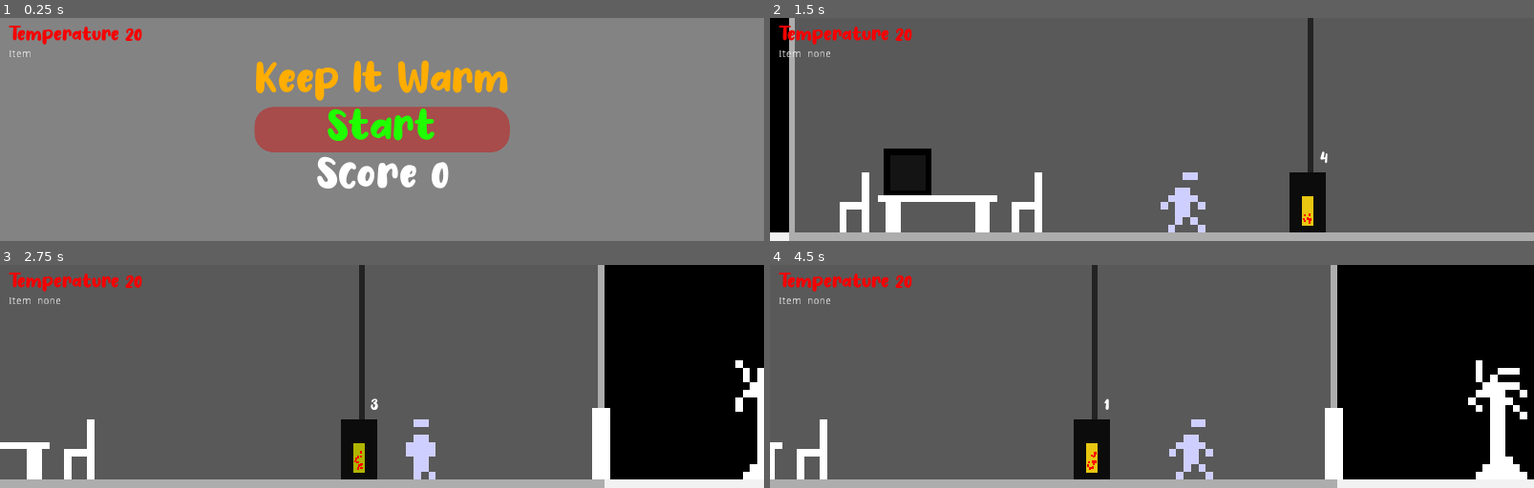
Above: before the commit, frames 1-4 (two rows, left to right).
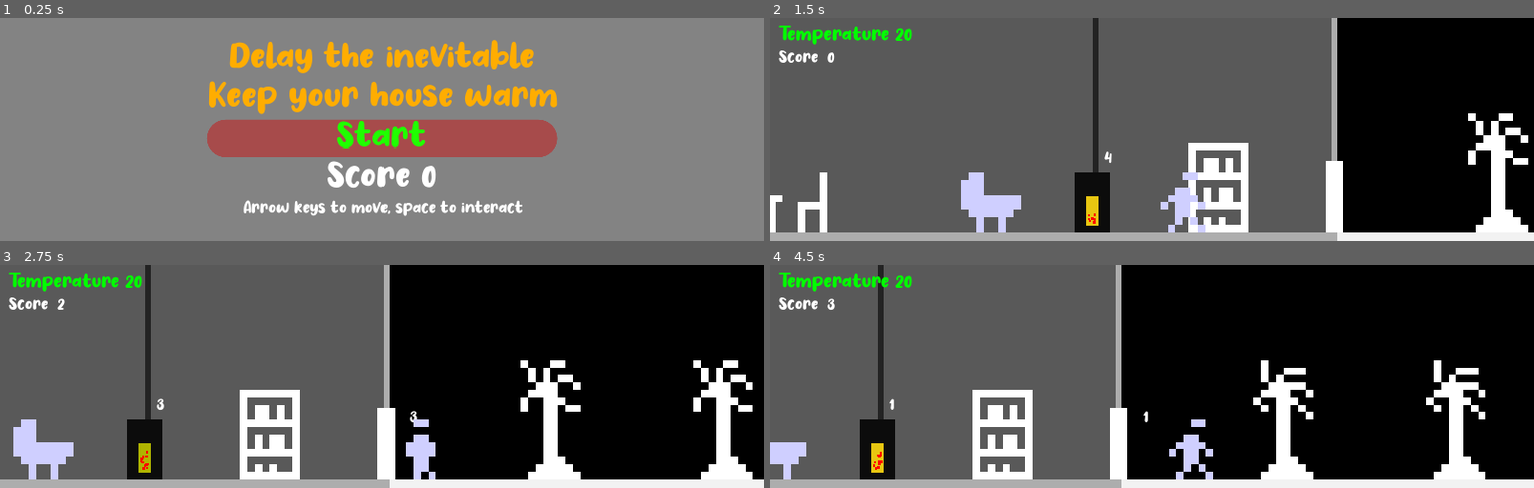
Above: after the commit, the same moments.

Repository: Fifut/Ludum-Dare-50
Game: Godot game, scene res://Main.tscn
Same seed, same stepped clock (60 frames per second), same inputs: the game is played once before the commit and once after it. Sound files missing from this copy of the repository are replaced by a short silence.
Inputs:
- Up to frame 1 (0.25 s): no input
- Up to frame 2 (1.5 s): click "Start" at 0.5 s; tap Enter (ui_accept) at 1.25 s; hold Right (ui_right) from 1.28 s (still down); hold Enter (ui_accept) from 1.28 s (still down)
- Up to frame 3 (2.75 s): keep holding Right (ui_right); release Enter (ui_accept) at 2.03 s; tap Enter (ui_accept) at 2.1, 2.27, 2.57 s
- Up to frame 4 (4.5 s): release Right (ui_right) at 2.78 s; hold Left (ui_left) 2.78-3.53 s; hold Enter (ui_accept) 2.78-3.53 s; hold Right (ui_right) from 3.53 s (still down); tap Enter (ui_accept) at 3.6, 3.77, 4.07 s; hold Enter (ui_accept) from 4.28 s (still down)

The runs differ from the first frame. In frame 1, 15% of the frame differs, in the area x 1-73%, y 3-89%; in frame 2, 41%, in the area x 0-100%, y 0-100%; in frame 3, 39%; in frame 4, 40%.

Commit message:
Baby Menu start Fin, retour menu Score

Diff:
--- /dev/null
+++ b/Baby.gd
@@ -0,0 +1,45 @@
+extends Area2D
+
+
+var _cold = false
+var _body = null
+
+
+# Called when the node enters the scene tree for the first time.
+func _ready():
+	$Label.visible = false
+
+
+func _process(delta):
+
+	if Engine.getTemperature() < 15 and not _cold:
+		_cold = true
+		$Label.visible = true
+		$Timer.start()
+	elif Engine.getTemperature() < 10:
+		Engine.emit_signal("end_game")
+
+
+	if _body != null and Input.is_action_pressed("ui_accept") and _cold:
+		$AnimatedSprite.play()
+
+		if Engine.getTemperature() >= 15:
+			_cold = false
+			$Timer.stop()
+	else:
+		$AnimatedSprite.stop()
+
+
+
+func _on_Timer_timeout():
+	$AudioStreamPlayer.play()
+
+
+
+func _on_body_entered(body):
+	_body = body
+
+
+
+func _on_Baby_body_exited(body):
+	_body = null
--- /dev/null
+++ b/Baby.tscn
@@ -0,0 +1,70 @@
+[gd_scene load_steps=12 format=2]
+
+[ext_resource path="res://Sprite/Baby.png" type="Texture" id=1]
+[ext_resource path="res://baby.wav" type="AudioStream" id=2]
+[ext_resource path="res://Font/No Virus.ttf" type="DynamicFontData" id=3]
+[ext_resource path="res://Baby.gd" type="Script" id=4]
+
+[sub_resource type="RectangleShape2D" id=1]
+extents = Vector2( 40, 36 )
+
+[sub_resource type="AtlasTexture" id=2]
+atlas = ExtResource( 1 )
+region = Rect2( 8, 0, 8, 8 )
+
+[sub_resource type="AtlasTexture" id=3]
+atlas = ExtResource( 1 )
+region = Rect2( 0, 0, 8, 8 )
+
+[sub_resource type="AtlasTexture" id=4]
+atlas = ExtResource( 1 )
+region = Rect2( 24, 0, 8, 8 )
+
+[sub_resource type="AtlasTexture" id=5]
+atlas = ExtResource( 1 )
+region = Rect2( 16, 0, 8, 8 )
+
+[sub_resource type="SpriteFrames" id=6]
+animations = [ {
+"frames": [ SubResource( 2 ), SubResource( 3 ), SubResource( 4 ), SubResource( 5 ) ],
+"loop": true,
+"name": "default",
+"speed": 4.0
+} ]
+
+[sub_resource type="DynamicFont" id=7]
+size = 50
+font_data = ExtResource( 3 )
+
+[node name="Baby" type="Area2D"]
+script = ExtResource( 4 )
+
+[node name="CollisionShape2D" type="CollisionShape2D" parent="."]
+position = Vector2( 0, -4 )
+shape = SubResource( 1 )
+
+[node name="AnimatedSprite" type="AnimatedSprite" parent="."]
+self_modulate = Color( 0.811765, 0.811765, 1, 1 )
+position = Vector2( -4.76837e-07, 0 )
+scale = Vector2( 10, 10 )
+frames = SubResource( 6 )
+
+[node name="AudioStreamPlayer" type="AudioStreamPlayer" parent="."]
+stream = ExtResource( 2 )
+
+[node name="Label" type="Label" parent="."]
+margin_left = -8.0
+margin_top = -64.0
+margin_right = 40.0
+margin_bottom = -13.0
+custom_colors/font_color = Color( 1, 0, 0, 1 )
+custom_fonts/font = SubResource( 7 )
+text = "!"
+align = 1
+
+[node name="Timer" type="Timer" parent="."]
+wait_time = 2.0
+
+[connection signal="body_entered" from="." to="." method="_on_body_entered"]
+[connection signal="body_exited" from="." to="." method="_on_Baby_body_exited"]
+[connection signal="timeout" from="Timer" to="." method="_on_Timer_timeout"]
--- a/Engine.gd
+++ b/Engine.gd
@@ -2,31 +2,34 @@
 
 
 signal start_game
+signal end_game
 
 
-# Declare member variables here. Examples:
-var _temperature
-var _item = ""
-var _fire_status: = true
-var _score = 0
+var _temperature:= 0
+var _fire_status:= true
+var _score:= 0
 
 
 
-
-# Called when the node enters the scene tree for the first time.
 func _ready():
-	_temperature = 20
+	$CanvasLayer/HUD/Control/VBoxContainer/Temperature.visible = false
+	$CanvasLayer/HUD/Control/VBoxContainer/Score.visible = false
+	connect("start_game", self, "_startGame" )
+	connect("end_game", self, "_endGame" )
 
 
 # Called every frame. 'delta' is the elapsed time since the previous frame.
 func _process(delta):
 	$CanvasLayer/HUD/Control/VBoxContainer/Temperature.text = "Temperature " + str(_temperature)
-	$CanvasLayer/HUD/Control/VBoxContainer/Item.text = "Item  " + str(_item)
+	$CanvasLayer/HUD/Control/VBoxContainer/Score.text = "Score  " + str(_score)
 
 
-
-func setItem(name: String):
-	_item = name
+	if _temperature < 15:
+		$CanvasLayer/HUD/Control/VBoxContainer/Temperature.modulate = "#ff0000"
+	elif _temperature < 20:
+		$CanvasLayer/HUD/Control/VBoxContainer/Temperature.modulate = "#0000ff"
+	elif _temperature >= 20:
+		$CanvasLayer/HUD/Control/VBoxContainer/Temperature.modulate = "#00ff00"
 
 
 
@@ -41,6 +44,28 @@
 		_fire_status = false
 
 
+func getScore():
+	return _score
+
+
+func getTemperature():
+	return _temperature
+
+
+func _startGame():
+		_temperature = 20
+		_score = 0
+		$CanvasLayer/HUD/Control/VBoxContainer/Temperature.visible = true
+		$CanvasLayer/HUD/Control/VBoxContainer/Score.visible = true
+		$TimerScore.start()
+
+
+func _endGame():
+		$CanvasLayer/HUD/Control/VBoxContainer/Temperature.visible = false
+		$CanvasLayer/HUD/Control/VBoxContainer/Score.visible = false
+		$TimerScore.stop()
+
+
 
 func _on_Timer_timeout():
 
@@ -52,5 +77,5 @@
 		_temperature -= 1
 
 
-func getScore():
-	return _score
+func _on_TimerScore_timeout():
+	_score += 1
--- a/Engine.tscn
+++ b/Engine.tscn
@@ -1,10 +1,14 @@
-[gd_scene load_steps=4 format=2]
+[gd_scene load_steps=5 format=2]
 
 [ext_resource path="res://Engine.gd" type="Script" id=1]
 [ext_resource path="res://Font/No Virus.ttf" type="DynamicFontData" id=2]
 
 [sub_resource type="DynamicFont" id=1]
 size = 28
+font_data = ExtResource( 2 )
+
+[sub_resource type="DynamicFont" id=2]
+size = 24
 font_data = ExtResource( 2 )
 
 [node name="Engine" type="Node"]
@@ -34,10 +38,14 @@
 custom_fonts/font = SubResource( 1 )
 text = "Temperature"
 
-[node name="Item" type="Label" parent="CanvasLayer/HUD/Control/VBoxContainer"]
+[node name="Score" type="Label" parent="CanvasLayer/HUD/Control/VBoxContainer"]
 margin_top = 33.0
 margin_right = 1006.0
-margin_bottom = 47.0
-text = "Item"
+margin_bottom = 58.0
+custom_fonts/font = SubResource( 2 )
+text = "Score 0"
+
+[node name="TimerScore" type="Timer" parent="."]
 
 [connection signal="timeout" from="CanvasLayer/HUD/Timer" to="." method="_on_Timer_timeout"]
+[connection signal="timeout" from="TimerScore" to="." method="_on_TimerScore_timeout"]
--- a/Font/Font.tres
+++ b/Font/Font.tres
@@ -3,5 +3,5 @@
 [ext_resource path="res://Font/No Virus.ttf" type="DynamicFontData" id=1]
 
 [resource]
-size = 60
+size = 50
 font_data = ExtResource( 1 )
--- a/House.tscn
+++ b/House.tscn
@@ -59,6 +59,7 @@
 shape = SubResource( 3 )
 
 [node name="Window" type="Node2D" parent="."]
+position = Vector2( 0, -48 )
 
 [node name="ColorRect" type="ColorRect" parent="Window"]
 margin_left = 128.0
--- a/Main.gd
+++ b/Main.gd
@@ -1,16 +1,27 @@
 extends Node
 
 
+var menu = preload("res://Menu.tscn")
+var game = preload("res://World.tscn")
 
-var menu = preload("res://Menu.tscn").instance()
-var game = preload("res://World.tscn")
+var menu_instance
+var game_instance
 
 
 func _ready():
-	add_child(menu)
+	menu_instance = menu.instance()
+	add_child(menu_instance)
 	Engine.connect("start_game", self, "startGame" )
+	Engine.connect("end_game", self, "endGame" )
 
 
 func startGame():
-	remove_child(menu)
-	add_child(game.instance( ))
+	remove_child(menu_instance)
+
+	game_instance = game.instance()
+	add_child(game_instance)
+
+
+func endGame():
+	remove_child(game_instance)
+	add_child(menu_instance)
--- a/Menu.tscn
+++ b/Menu.tscn
@@ -1,7 +1,8 @@
-[gd_scene load_steps=7 format=2]
+[gd_scene load_steps=9 format=2]
 
 [ext_resource path="res://Font/Font.tres" type="DynamicFont" id=1]
 [ext_resource path="res://Menu.gd" type="Script" id=2]
+[ext_resource path="res://Font/No Virus.ttf" type="DynamicFontData" id=3]
 
 [sub_resource type="Theme" id=1]
 
@@ -26,6 +27,10 @@
 corner_radius_bottom_right = 25
 corner_radius_bottom_left = 25
 
+[sub_resource type="DynamicFont" id=5]
+size = 24
+font_data = ExtResource( 3 )
+
 [node name="Menu" type="Control"]
 anchor_right = 1.0
 anchor_bottom = 1.0
@@ -41,23 +46,25 @@
 anchor_bottom = 1.0
 
 [node name="VBoxContainer" type="VBoxContainer" parent="CenterContainer"]
-margin_left = 339.0
-margin_top = 54.0
-margin_right = 685.0
-margin_bottom = 245.0
+margin_left = 271.0
+margin_top = 28.0
+margin_right = 753.0
+margin_bottom = 272.0
 
 [node name="Title" type="Label" parent="CenterContainer/VBoxContainer"]
-margin_right = 346.0
-margin_bottom = 61.0
+margin_right = 482.0
+margin_bottom = 105.0
 theme = SubResource( 1 )
 custom_colors/font_color = Color( 1, 0.678431, 0, 1 )
 custom_fonts/font = ExtResource( 1 )
-text = "Keep It Warm"
+text = "Delay the inevitable
+Keep your house warm"
+align = 1
 
 [node name="Start" type="Button" parent="CenterContainer/VBoxContainer"]
-margin_top = 65.0
-margin_right = 346.0
-margin_bottom = 126.0
+margin_top = 109.0
+margin_right = 482.0
+margin_bottom = 160.0
 custom_colors/font_color = Color( 0.12549, 1, 0, 1 )
 custom_colors/font_color_hover = Color( 0.145098, 0.733333, 0, 1 )
 custom_fonts/font = ExtResource( 1 )
@@ -67,11 +74,20 @@
 text = "Start"
 
 [node name="Score" type="Label" parent="CenterContainer/VBoxContainer"]
-margin_top = 130.0
-margin_right = 346.0
-margin_bottom = 191.0
+margin_top = 164.0
+margin_right = 482.0
+margin_bottom = 215.0
 custom_fonts/font = ExtResource( 1 )
 text = "Score : 0"
 align = 1
 
+[node name="Key" type="Label" parent="CenterContainer/VBoxContainer"]
+margin_top = 219.0
+margin_right = 482.0
+margin_bottom = 244.0
+custom_colors/font_color = Color( 1, 1, 1, 1 )
+custom_fonts/font = SubResource( 5 )
+text = "Arrow keys to move, space to interact"
+align = 1
+
 [connection signal="button_up" from="CenterContainer/VBoxContainer/Start" to="." method="_on_Start_button_up"]
--- /dev/null
+++ b/Pickable/Book.tscn
@@ -0,0 +1,24 @@
+[gd_scene load_steps=4 format=2]
+
+[ext_resource path="res://Pickable/Pickable.tscn" type="PackedScene" id=1]
+[ext_resource path="res://Sprite/Book.png" type="Texture" id=2]
+
+[sub_resource type="RectangleShape2D" id=1]
+extents = Vector2( 40, 56 )
+
+[node name="Book" instance=ExtResource( 1 )]
+
+[node name="CollisionShape2D" parent="." index="0"]
+position = Vector2( 0, 16 )
+shape = SubResource( 1 )
+
+[node name="Sprite" parent="." index="1"]
+visible = true
+scale = Vector2( 10, 10 )
+texture = ExtResource( 2 )
+
+[node name="Health" parent="." index="3"]
+margin_left = -24.0
+margin_top = -72.0
+margin_right = 24.0
+margin_bottom = -47.0
--- a/Pickable/Chaire.tscn
+++ b/Pickable/Chaire.tscn
@@ -22,7 +22,7 @@
 region_rect = Rect2( 0, 0, 8, 8 )
 
 [node name="Health" parent="." index="3"]
-margin_left = -8.0
-margin_top = -80.0
-margin_right = 24.0
-margin_bottom = -64.0
+margin_left = -16.0
+margin_top = -72.0
+margin_right = 16.0
+margin_bottom = -47.0
--- a/Player/Player.gd
+++ b/Player/Player.gd
@@ -16,7 +16,7 @@
 
 
 func _process(delta):
-	Engine.setItem(_item)
+	pass
 
 
 func _physics_process(delta: float) -> void:
--- a/Player/Player.tscn
+++ b/Player/Player.tscn
@@ -59,7 +59,7 @@
 } ]
 
 [node name="Player" type="KinematicBody2D"]
-modulate = Color( 0.8125, 0.8125, 1, 1 )
+modulate = Color( 0.811765, 0.811765, 1, 1 )
 collision_mask = 2
 script = ExtResource( 1 )
 
--- a/World.tscn
+++ b/World.tscn
@@ -7,6 +7,8 @@
 [ext_resource path="res://Pickable/Door.tscn" type="PackedScene" id=5]
 [ext_resource path="res://Pickable/Table.tscn" type="PackedScene" id=6]
 [ext_resource path="res://Pickable/Chaire.tscn" type="PackedScene" id=7]
+[ext_resource path="res://Pickable/Book.tscn" type="PackedScene" id=8]
+[ext_resource path="res://Baby.tscn" type="PackedScene" id=9]
 
 [sub_resource type="RectangleShape2D" id=1]
 extents = Vector2( 512, 8 )
@@ -34,10 +36,10 @@
 position = Vector2( 1536, 296 )
 shape = SubResource( 1 )
 
-[node name="Snow" type="Node" parent="."]
+[node name="Snow" type="Node2D" parent="."]
 
 [node name="Snow1" type="CPUParticles2D" parent="Snow"]
-position = Vector2( -112, -128 )
+position = Vector2( -112, -120 )
 amount = 100
 lifetime = 15.0
 emission_shape = 1
@@ -84,7 +86,7 @@
 emission_sphere_radius = 100.0
 gravity = Vector2( 0, 5 )
 
-[node name="Tree" type="Node" parent="."]
+[node name="Tree" type="Node2D" parent="."]
 
 [node name="Tree1" parent="Tree" instance=ExtResource( 2 )]
 position = Vector2( 1240, 208 )
@@ -102,7 +104,11 @@
 
 [node name="Door" parent="House" instance=ExtResource( 5 )]
 position = Vector2( 1024, 288 )
+collision_layer = 5
 name_ = "Door"
+
+[node name="Baby" parent="." instance=ExtResource( 9 )]
+position = Vector2( 560, 248 )
 
 [node name="Furnace" parent="." instance=ExtResource( 4 )]
 position = Vector2( 696, 288 )
@@ -123,5 +129,11 @@
 power = 20
 health = 10
 
+[node name="Book" parent="." instance=ExtResource( 8 )]
+position = Vector2( 864, 208 )
+name_ = "Book"
+power = 20
+health = 10
+
 [node name="Player" parent="." instance=ExtResource( 1 )]
-position = Vector2( 488, 240 )
+position = Vector2( 776, 240 )
--- a/project.godot
+++ b/project.godot
@@ -10,7 +10,9 @@
 
 [application]
 
-config/name="Keep Warm"
+config/name="Keep It Warm"
+config/description="Delay the inevitable!
+Keep your house warm."
 run/main_scene="res://Main.tscn"
 config/icon="res://icon.png"
 
Binary file added: Sprite/Baby.png
Not shown, added: Sprite/Baby.png.import
Binary file added: Sprite/Book.png
Not shown, added: Sprite/Book.png.import
Not shown: 1 places in World.tscn that only renumber resources
Not shown, added: baby.wav.import
Not shown, added: Sprite/Baby.piskel
Not shown, added: Sprite/Book.piskel
Not shown, added: baby.wav
